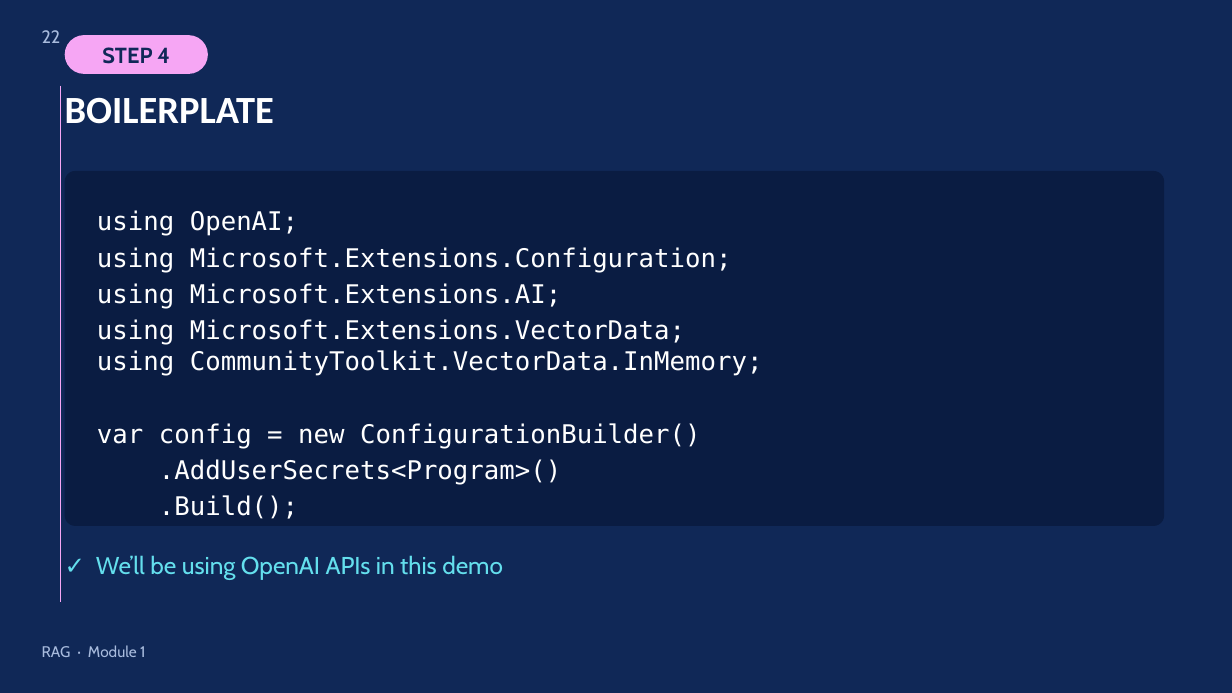
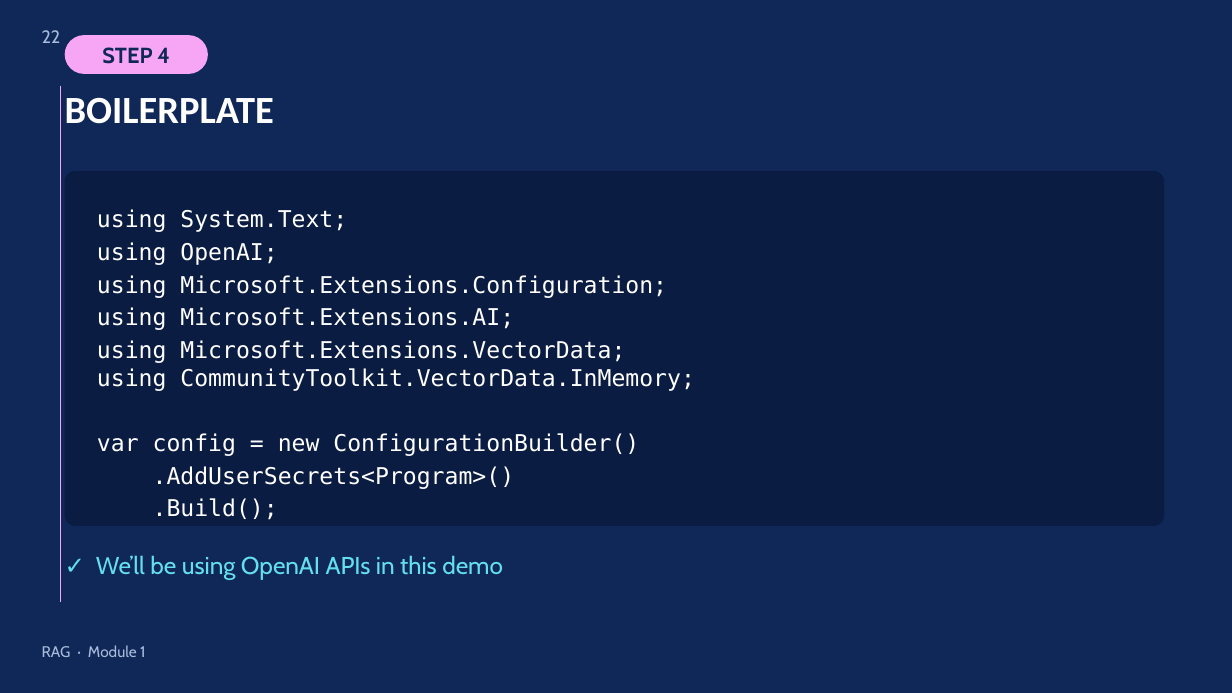
Before and after one commit to tt3ateach/KodCode-AI-Augmented-Software-Development, a slide deck: slide 22 of Extras/12 - RAG.pptx. Drawn at 1232x693 pixels with LibreOffice and Linux fonts; fonts in the diff are those of the drawing. Boxes give left, top, right and bottom in pixels: in the first picture for what was removed or moved away, otherwise in the second. Text is boxed around its words. In the diff, an @@ line names an element or a change of style, - is before the commit and + after.

```diff
--- a/Extras/12 - RAG.pptx
+++ b/Extras/12 - RAG.pptx
@@ text at (97, 209, 347, 265): text changed; size 20 to 18 pt @@
-using OpenAI;
+using System.Text;
+using OpenAI;
@@ text at (97, 275, 695, 489): size 20 to 18 pt in "using Microsoft.Extensions.Configuration;", "using Microsoft.Extensions.AI;", "using Microsoft.Extensions.VectorData;", "using CommunityToolkit.VectorData.InMemory;" and 3 more places @@
```
Also in this commit, not shown: 5 other slides changed, 1 slide added.
